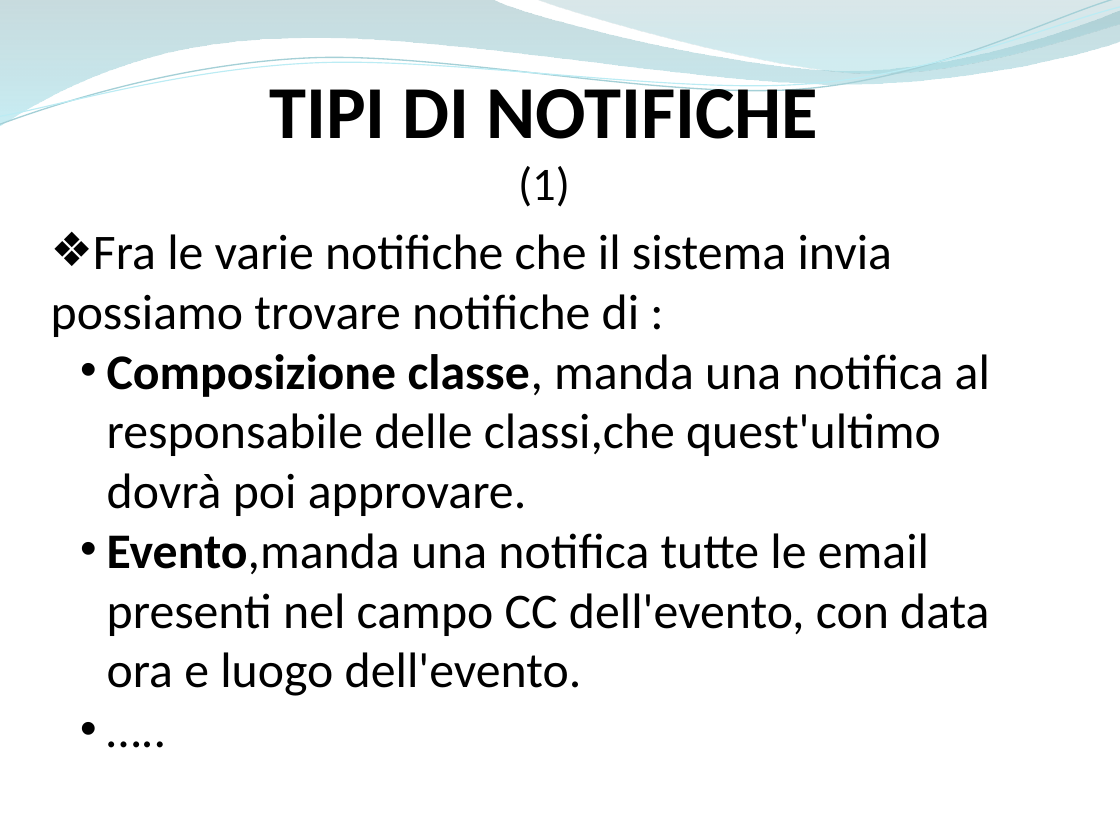
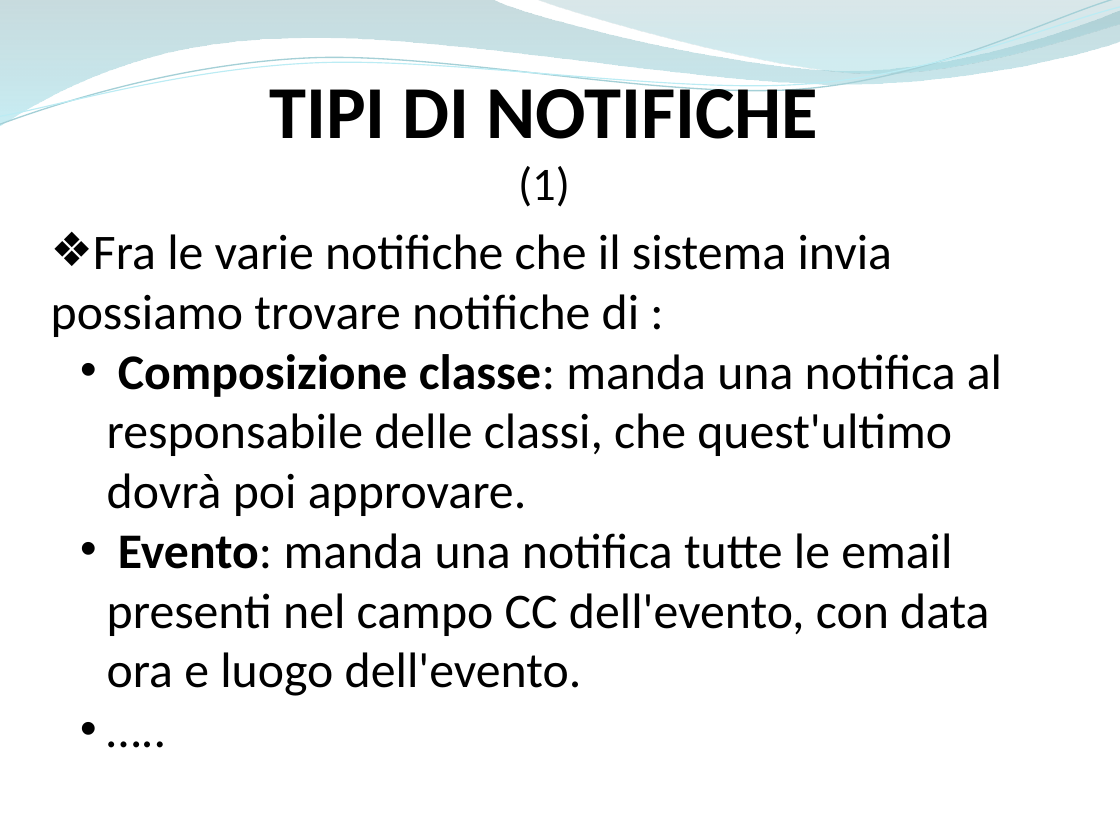
Before and after one commit to ammirate/at-silo, a slide deck: slide 2 of Presentazione/Atsilo1/Bottiglieri/Atsilo_A_GianfrancoB.pptx. Drawn at 1120x840 pixels with LibreOffice and Linux fonts; fonts in the diff are those of the drawing. Boxes give left, top, right and bottom in pixels: in the first picture for what was removed or moved away, otherwise in the second. Text is boxed around its words. In the diff, an @@ line names an element or a change of style, - is before the commit and + after.

```diff
--- a/Presentazione/Atsilo1/Bottiglieri/Atsilo_A_GianfrancoB.pptx
+++ b/Presentazione/Atsilo1/Bottiglieri/Atsilo_A_GianfrancoB.pptx
@@ text at (107, 354, 1002, 696): text changed @@
-  • Composizione classe, manda una notifica al responsabile delle classi,che quest'ultimo dovrà poi approvare.
-  • Evento,manda una notifica tutte le email presenti nel campo CC dell'evento, con data ora e luogo dell'evento.
+  • Composizione classe: manda una notifica al responsabile delle classi, che quest'ultimo dovrà poi approvare.
+  • Evento: manda una notifica tutte le email presenti nel campo CC dell'evento, con data ora e luogo dell'evento.
```
Also in this commit, not shown: 6 other slides changed, 1 other file.
